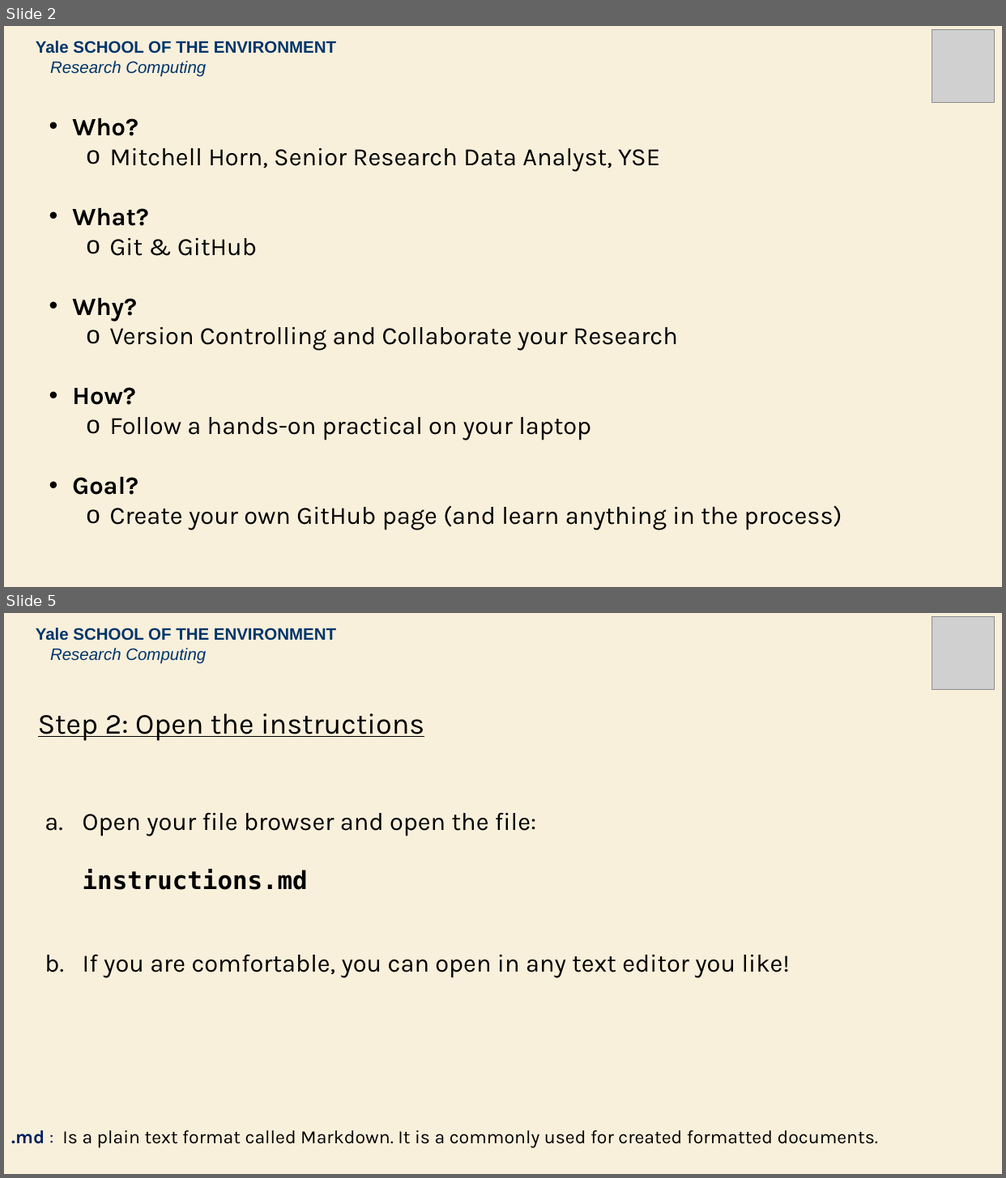
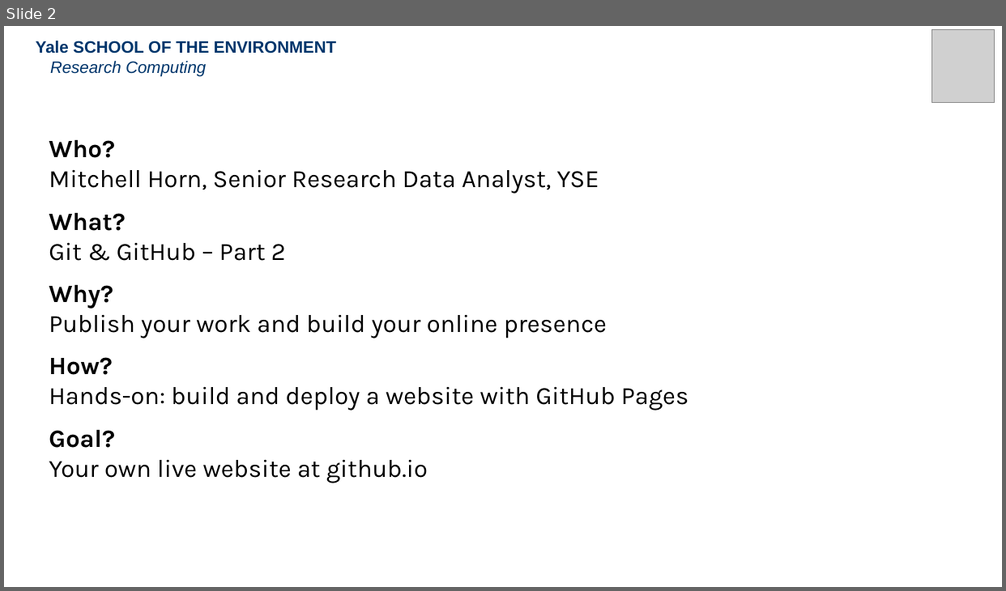
Before and after one commit to mitchellxh/git-workshop-2, a slide deck: 2026-Git-2.1.pptx. Shown one above the other, each under a label of ours: slides 2 and 5 before the commit, slide 2 after it; the slides between them are not shown. The pictures are 1006x1178 and 1006x591 pixels, drawn with LibreOffice and Linux fonts; fonts in the diff are those of the drawing; grey boxes stand for pictures. Boxes give left, top, right and bottom in pixels: in the first picture for what was removed or moved away, otherwise in the second. Text is boxed around its words. In the diff, an @@ line names an element or a change of style, - is before the commit and + after.

Commit message:
Rebuild slide deck for Part 2: GitHub Pages workshop
13 slides covering: overview, Part 1 recap, GitHub Pages intro,
Activities 1-5 (clone, personalize, push, enable Pages, iterate),
git workflow summary, and next steps/resources.

```diff
--- a/2026-Git-2.1.pptx
+++ b/2026-Git-2.1.pptx
@@ slide 5 removed at bbox=[4, 613, 1002, 1174], background #F9F0DB @@
@@ text removed at bbox=[36, 628, 336, 664] @@
-Yale SCHOOL OF THE ENVIRONMENT
-Research Computing
@@ picture removed at bbox=[932, 617, 995, 690] @@
@@ text removed at bbox=[38, 713, 424, 741] @@
-Step 2: Open the instructions
@@ text removed at bbox=[83, 812, 790, 978] @@
-a. Open your file browser and open the file:
-  instructions.md
-b. If you are comfortable, you can open in any text editor you like!
@@ text removed at bbox=[11, 1131, 878, 1148] @@
-.md : Is a plain text format called Markdown. It is a commonly used for created formatted documents.
@@ slide 2 changed as well @@
@@ background #F9F0DB to #FFFFFF @@
@@ text at bbox=[49, 140, 599, 448]: bullet • to none; bullet o to none; list level 2 to 1 in "Mitchell Horn, Senior Research Data ..."; more space between paragraphs @@
@@ text at bbox=[49, 243, 286, 261]: text changed @@
-  o Git & GitHub
+Git & GitHub – Part 2
@@ text at bbox=[49, 315, 607, 339]: text changed @@
-  o Version Controlling and Collaborate your Research
+Publish your work and build your online presence
@@ text at bbox=[49, 387, 688, 411]: text changed @@
-  o Follow a hands-on practical on your laptop
+Hands-on: build and deploy a website with GitHub Pages
@@ text at bbox=[49, 460, 428, 483]: text changed @@
-  o Create your own GitHub page (and learn anything in the process)
+Your own live website at github.io
```
Also in this commit, not shown: 10 other slides changed, 2 slides added, 1 other slide removed, 1 other file.
